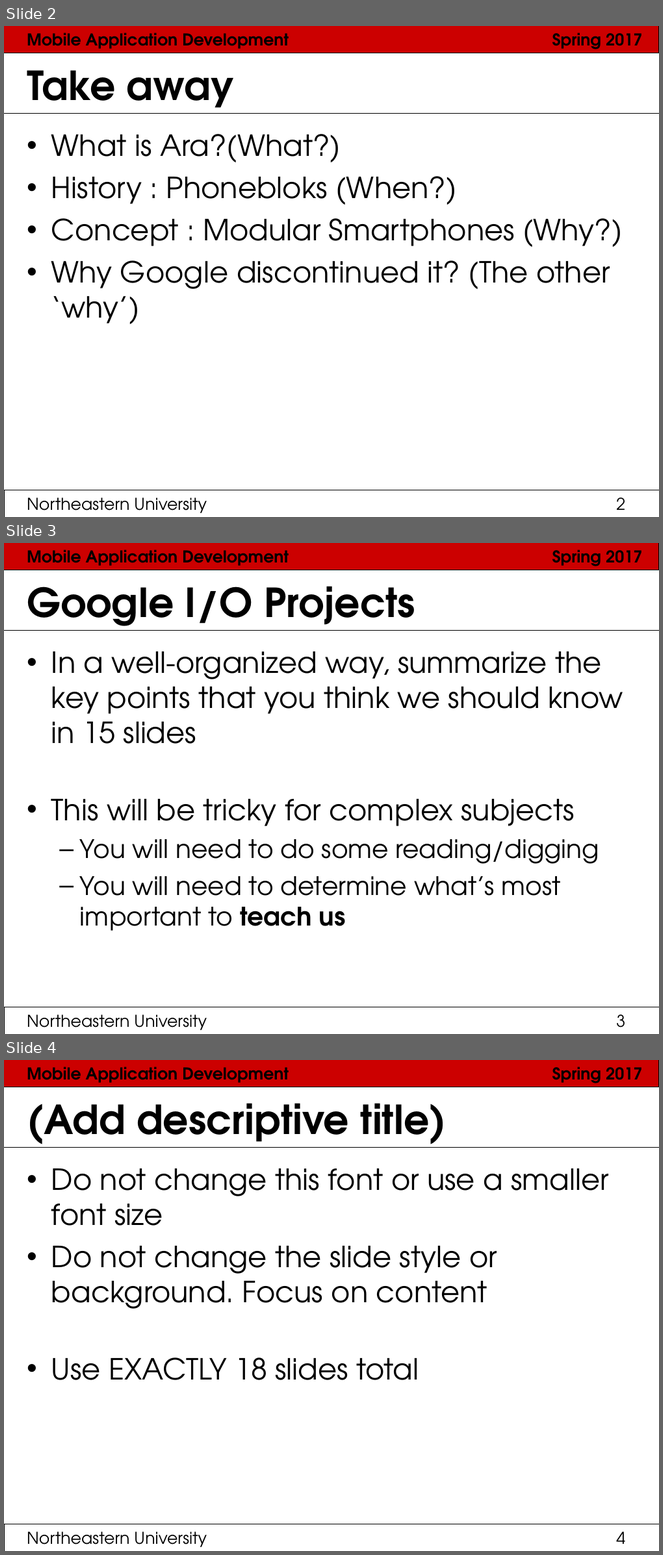
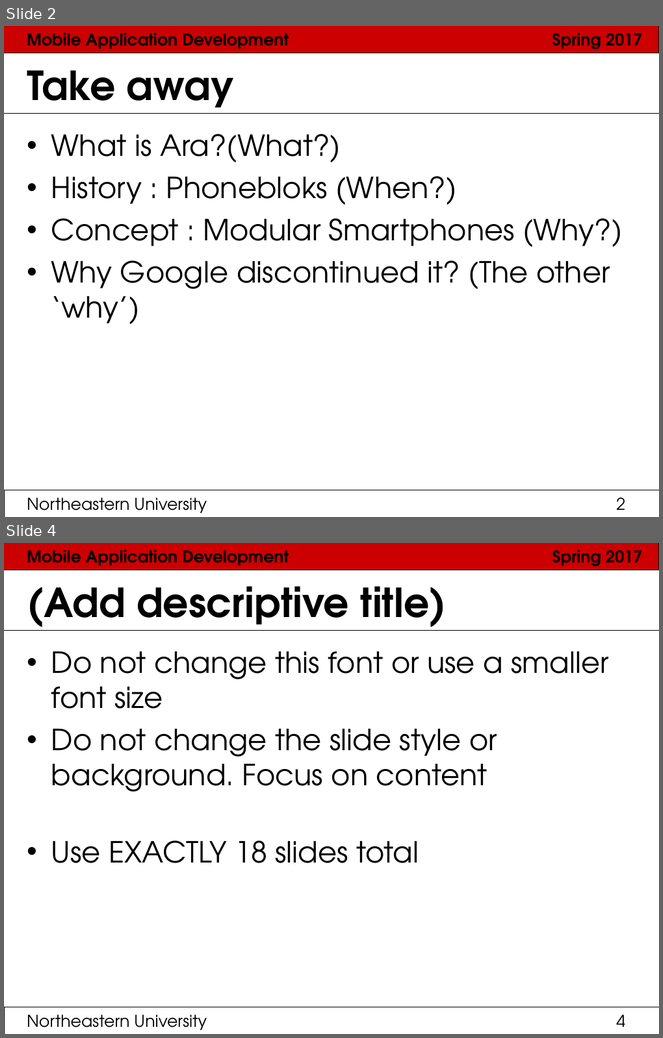
Before and after one commit to bharat94/MAD_Docs, a slide deck: PaperPresentation.ppt. Shown one above the other, each under a label of ours: slides 2, 3 and 4 before the commit, slides 2 and 4 after it; the slides between them are not shown. The pictures are 663x1555 and 663x1038 pixels, drawn with LibreOffice and Linux fonts; fonts in the diff are those of the drawing. Boxes give left, top, right and bottom in pixels: in the first picture for what was removed or moved away, otherwise in the second. Text is boxed around its words. In the diff, an @@ line names an element or a change of style, - is before the commit and + after.

Commit message:
done google Io slide

```diff
--- a/PaperPresentation.ppt
+++ b/PaperPresentation.ppt
@@ slide 3 removed at box(4, 543, 659, 1034), background #FFFFFF; not listed: 6 template elements that a slide beside it also shows @@
@@ title removed at box(27, 586, 415, 631) @@
-Google I/O Projects
@@ text removed at box(51, 652, 623, 931) @@
-• In a well-organized way, summarize the key points that you think we should know in 15 slides
-• This will be tricky for complex subjects
-  – You will need to do some reading/digging
-  – You will need to determine what’s most important to teach us
```
Also in this commit, not shown: 1 slide added, 1 other file.
